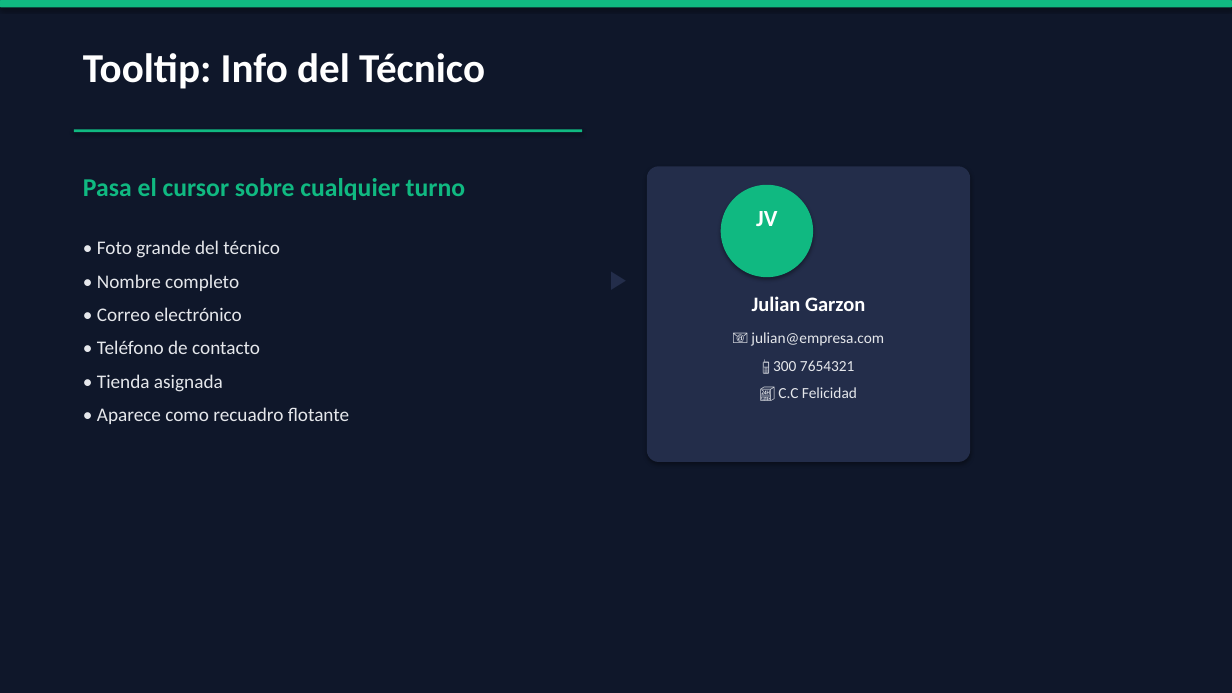
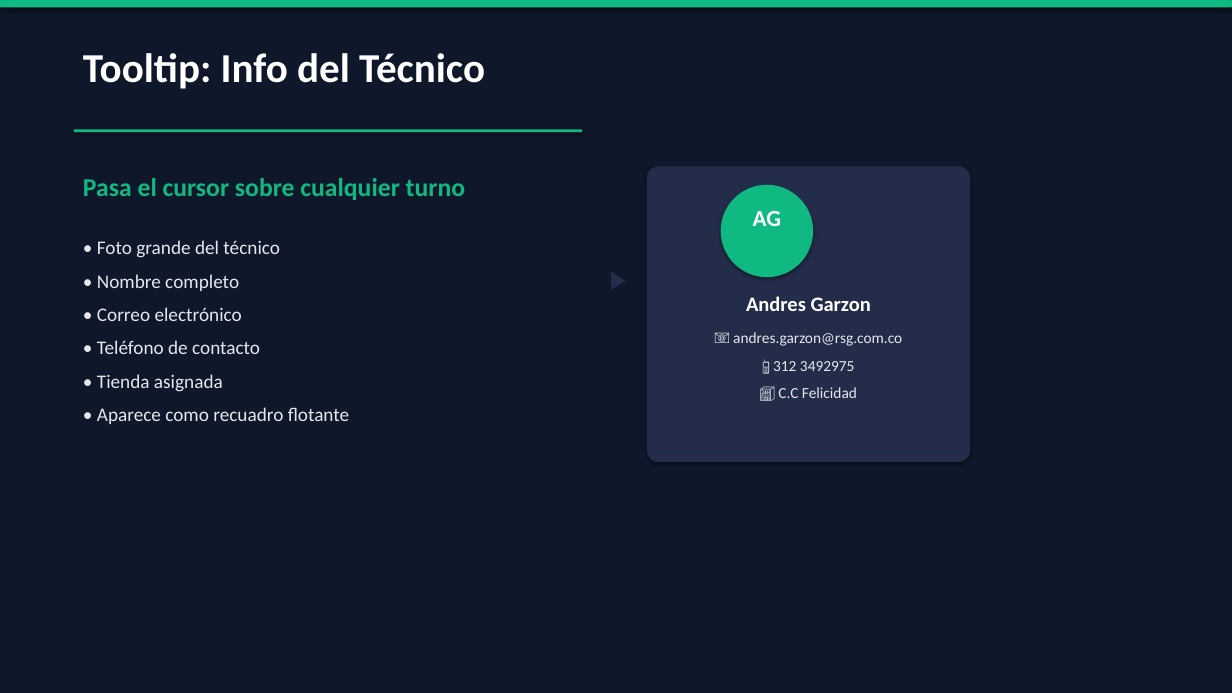
Before and after one commit to AndersonGrande588/Sistema-de-Horarios, a slide deck: slide 9 of Presentacion_Gestor_Horarios.pptx. Drawn at 1232x693 pixels with LibreOffice and Linux fonts; fonts in the diff are those of the drawing. Boxes give left, top, right and bottom in pixels: in the first picture for what was removed or moved away, otherwise in the second. Text is boxed around its words. In the diff, an @@ line names an element or a change of style, - is before the commit and + after.

Commit message:
Se agrega diciembre, se reasignan zonas y se actualiza la presentacion
- Horarios de diciembre (180 turnos): 699 en total sep-dic.
- Andres Garzon toma Felicidad y Plaza Central (zonas de Julian).
- Jersoon alterna Unicentro y Titan.
- Brayan Sanchez reemplaza a Angel Ortiz en Calle 82 (sin guardias).
- Julian Garzon sale de la app.
- Calendario muestra las semanas reales del mes (4, 5 o 6).
- Documentacion y presentacion PPTX actualizadas a v2.0.

```diff
--- a/Presentacion_Gestor_Horarios.pptx
+++ b/Presentacion_Gestor_Horarios.pptx
@@ text at [753, 211, 781, 226]: text changed @@
-JV
+AG
@@ text at [746, 296, 871, 311]: text changed @@
-Julian Garzon
+Andres Garzon
@@ text at [733, 332, 902, 346]: text changed @@
-📧 julian@empresa.com
+📧 andres.garzon@rsg.com.co
@@ text at [773, 361, 855, 371]: text changed @@
-📱 300 7654321
+📱 312 3492975
```
Also in this commit, not shown: 8 other slides changed, 12 other files.
